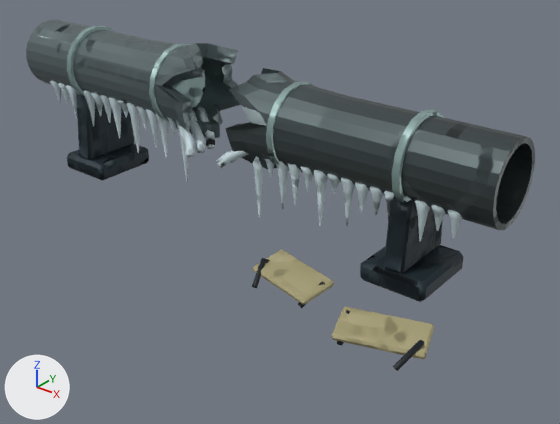
Before and after pictures for a commit that changed the glTF model public/assets/inc13/coolant/header.glb.
Camera for both pictures: a camera (50 mm lens) standing at (6.39, -7.09, 4.62) and looking at (1.1, -0.48, 0.53). The lights are fixed; the arrows at lower left show +X, +Y and +Z. The picture after the commit comes second. Where no turn or scale is listed for an object, it has been applied to the vertices. Vertices at exactly the same position are counted once.

The first picture shows 'frozen-header--e9-body', 'frozen-header--e9-dark', 'frozen-header--e9-trim', 'frozen-header--p11-frost', 'frozen-header--p11-steel', 'frozen-header--p11-tint'.
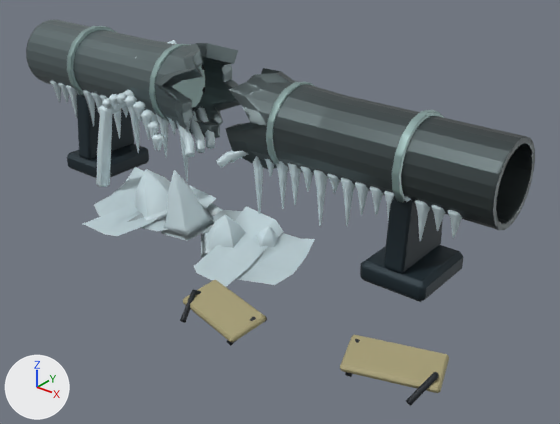
The change, as a diff of the scene's bpy script:
```diff
--- a/public/assets/inc13/coolant/header.glb.py
+++ b/public/assets/inc13/coolant/header.glb.py
@@ me_flange_bolt_001 @@
 # used by ob_frozen_header__e9_dark; location = (0.0, 0.0, 0.0)
-me_flange_bolt_001.from_pydata(...)  # 840 vertices, 1408 faces; spans x -2.74..3.62, y -1.73..0.45, z 0.03..2.06
+me_flange_bolt_001.from_pydata(...)  # 840 vertices, 1408 faces; spans x -2.74..3.97, y -2.42..0.45, z 0.03..2.06
+# me_flange_bolt_001 part 1: the loose piece of 18 vertices spanning x 1.35..1.51, y -1.43..-0.83, z 0.03..0.27 is moved by (-0.14, -0.99, 0.0)
+# me_flange_bolt_001 part 2: the loose piece of 18 vertices spanning x 2.09..2.25, y -1.43..-0.83, z 0.03..0.27 is moved by (-0.14, -0.99, 0.0)
+# me_flange_bolt_001 part 3: the loose piece of 18 vertices spanning x 2.72..2.88, y -1.73..-1.13, z 0.03..0.27 is moved by (0.35, -0.36, 0.0)
+# me_flange_bolt_001 part 4: the loose piece of 18 vertices spanning x 3.46..3.62, y -1.73..-1.13, z 0.03..0.27 is moved by (0.35, -0.36, 0.0)
 me_flange_bolt_001.materials.append(mat_e9_dark)
@@ me_burst_liner_001 @@
 # used by ob_frozen_header__p11_frost; location = (0.0, 0.0, 0.0)
-me_burst_liner_001.from_pydata(...)  # 840 vertices, 1536 faces; spans x -3.4..3.4, y -0.66..0.22, z 0.24..1.36
+me_burst_liner_001.from_pydata(...)  # 1004 vertices, 1764 faces; spans x -3.4..3.4, y -1.59..0.22, z -0.11..1.36
+# me_burst_liner_001 part 5
+# 164 vertices are added at x -1.7..1.65, y -1.59..-0.17, z -0.11..0.83
+# 228 new faces join them
+# me_burst_liner_001 part 6: 1532 kept faces spanning x -3.4..3.4, y -0.66..0.22, z 0.24..1.36 get new texture (UV) coordinates
+# me_burst_liner_001 part 7: 21 kept faces spanning x -0.67..0.7, y -0.38..-0.26, z 0.24..1.08 get new vertex colours; the middle colour goes from white #f9f9f9 to white #f1f1f1
 me_burst_liner_001.materials.append(mat_p11_frost)
@@ me_fallen_warning_blade_001 @@
 # used by ob_frozen_header__p11_tint; location = (0.0, 0.0, 0.0)
-me_fallen_warning_blade_001.from_pydata(...)  # 48 vertices, 88 faces; spans x 1.3..3.68, y -1.78..-0.81, z 0.11..0.27
+me_fallen_warning_blade_001.from_pydata(...)  # 48 vertices, 88 faces; spans x 1.16..4.03, y -2.44..-1.44, z 0.11..0.27
+# me_fallen_warning_blade_001 part 8: the loose piece of 24 vertices spanning x 1.3..2.3, y -1.45..-0.81, z 0.11..0.27 is moved by (-0.14, -0.99, 0.0)
+# me_fallen_warning_blade_001 part 9: the loose piece of 24 vertices spanning x 2.66..3.68, y -1.78..-1.08, z 0.11..0.27 is moved by (0.35, -0.36, 0.0)
 me_fallen_warning_blade_001.materials.append(mat_p11_tint)
@@ me_frost_climbing_discharge_001 @@
+me_frost_climbing_discharge_001.from_pydata(...)  # 258 vertices, 476 faces; spans x -1.86..-0.51, y -0.93..0.21, z 0.22..2.16
+me_frost_climbing_discharge_001.materials.append(mat_p11_frost)
@@ ob_frozen_pump_jacket__p11_frost @@
+ob_frozen_pump_jacket__p11_frost = bpy.data.objects.new('frozen-pump-jacket--p11-frost', me_frost_climbing_discharge_001)
+ob_frozen_pump_jacket__p11_frost.location = (0.0, 0.0, 0.0)
```

Where the change shows, as pixel boxes (x1, y1, x2, y2) in the pictures (560 x 424 px; the box of a moved part takes in the faces that stretch with it):
'frozen-header--p11-frost', reshaped (28% taller)
    before: (50, 80, 462, 241)
    after: (50, 80, 462, 286)
'frozen-header--p11-tint', reshaped (47% wider)
    before: (253, 249, 434, 359)
    after: (183, 280, 449, 393)
'frozen-pump-jacket--p11-frost', added
    after: (96, 40, 177, 187)
'frozen-header--e9-dark', reshaped (mostly hidden)
    before: (192, 65, 424, 371)
    after: (180, 65, 439, 406)
part 1 of me_flange_bolt_001, moved or reshaped
    before: (252, 258, 270, 288)
    after: (180, 289, 201, 323)
part 2 of me_flange_bolt_001, moved or reshaped
    before: (298, 282, 325, 308)
    after: (226, 317, 267, 346)
part 3 of me_flange_bolt_001, moved or reshaped
    before: (337, 310, 351, 345)
    after: (345, 339, 360, 377)
part 4 of me_flange_bolt_001, moved or reshaped
    before: (393, 340, 424, 371)
    after: (406, 372, 439, 406)
part 5 of me_burst_liner_001, added
    after: (83, 167, 315, 286)
part 6 of me_burst_liner_001, surface changed
    both: (51, 81, 460, 238)
part 7 of me_burst_liner_001, recoloured
    both: (182, 139, 264, 214)
part 8 of me_fallen_warning_blade_001, moved or reshaped
    before: (253, 249, 334, 305)
    after: (183, 280, 266, 343)
part 9 of me_fallen_warning_blade_001, moved or reshaped
    before: (331, 307, 434, 359)
    after: (340, 335, 449, 393)
